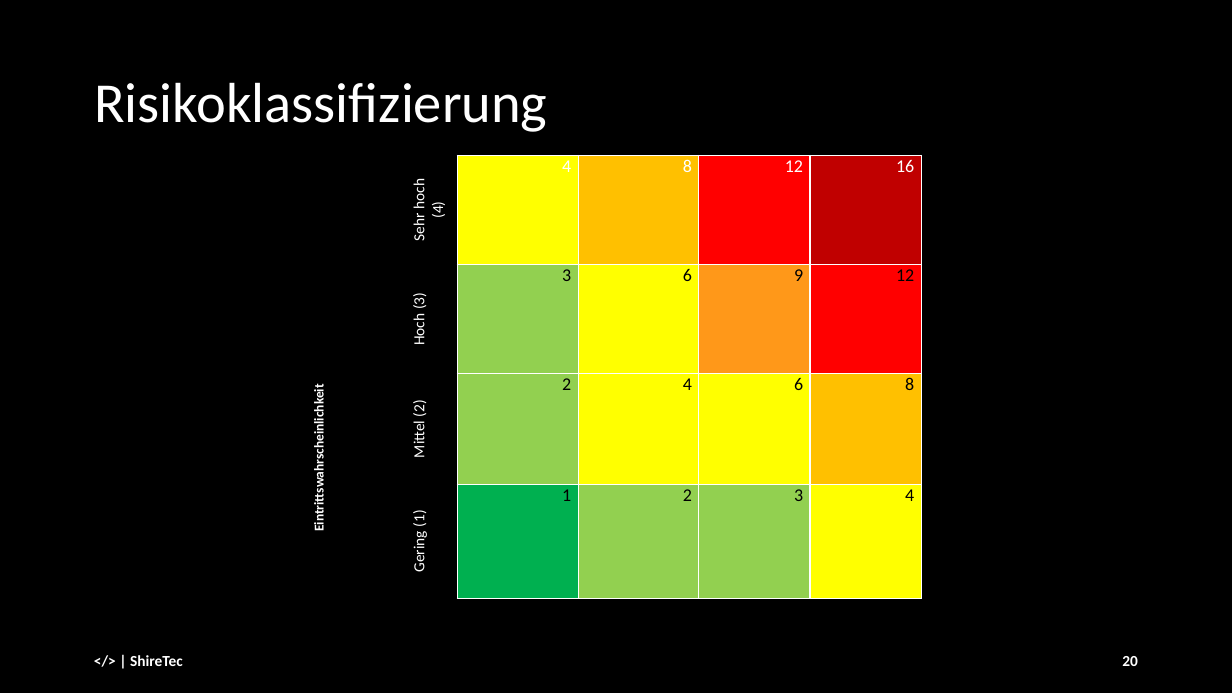
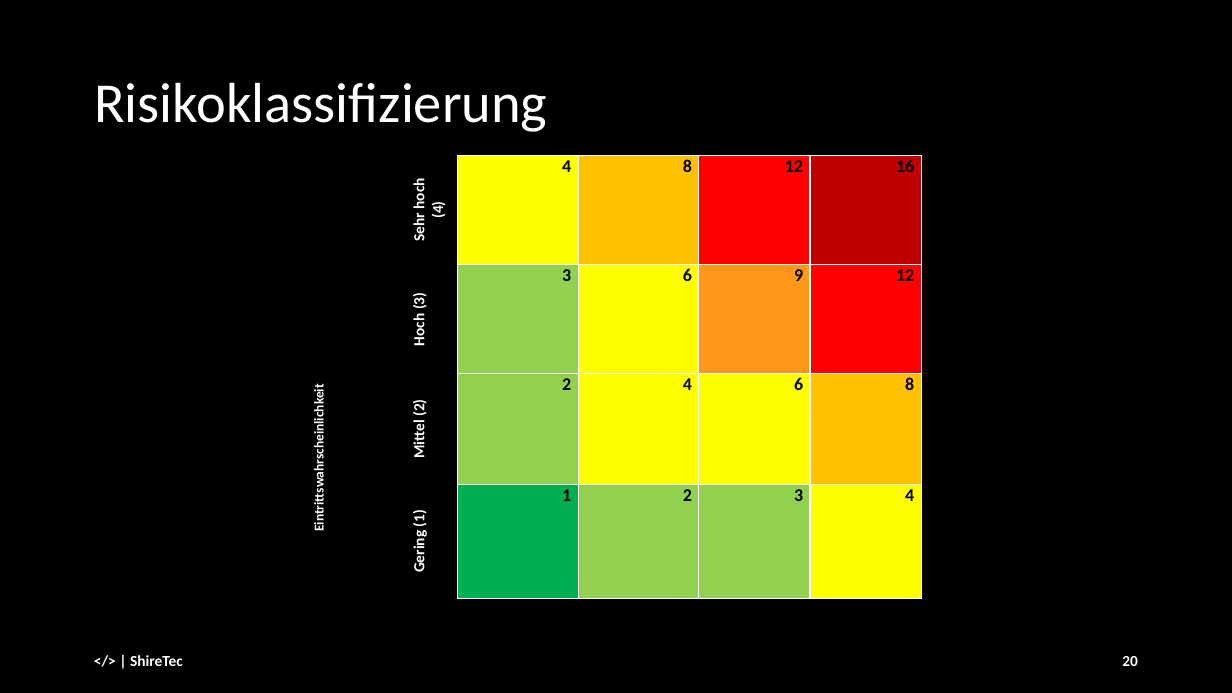
Before and after one commit to andre-anan-gilbert/Real-time-Facial-Age-and-Emotion-Recognition, a slide deck: slide 20 of docs/presentation_slides/Final_Presentation_25_01.pptx. Drawn at 1232x693 pixels with LibreOffice and Linux fonts; fonts in the diff are those of the drawing. Boxes give left, top, right and bottom in pixels: in the first picture for what was removed or moved away, otherwise in the second. Text is boxed around its words. In the diff, an @@ line names an element or a change of style, - is before the commit and + after.

```diff
--- a/docs/presentation_slides/Final_Presentation_25_01.pptx
+++ b/docs/presentation_slides/Final_Presentation_25_01.pptx
@@ table at bbox=[311, 155, 921, 693] @@
@@ bold on in "Sehr hoch (4)", "4", "8", "12" and 20 more places @@
@@ text colour #FFFFFF to #000000 in "4", "8", "12", "16" @@
```
Also in this commit, not shown: 4 other slides changed, 1 slide added, 5 slides removed, 1 other file.
